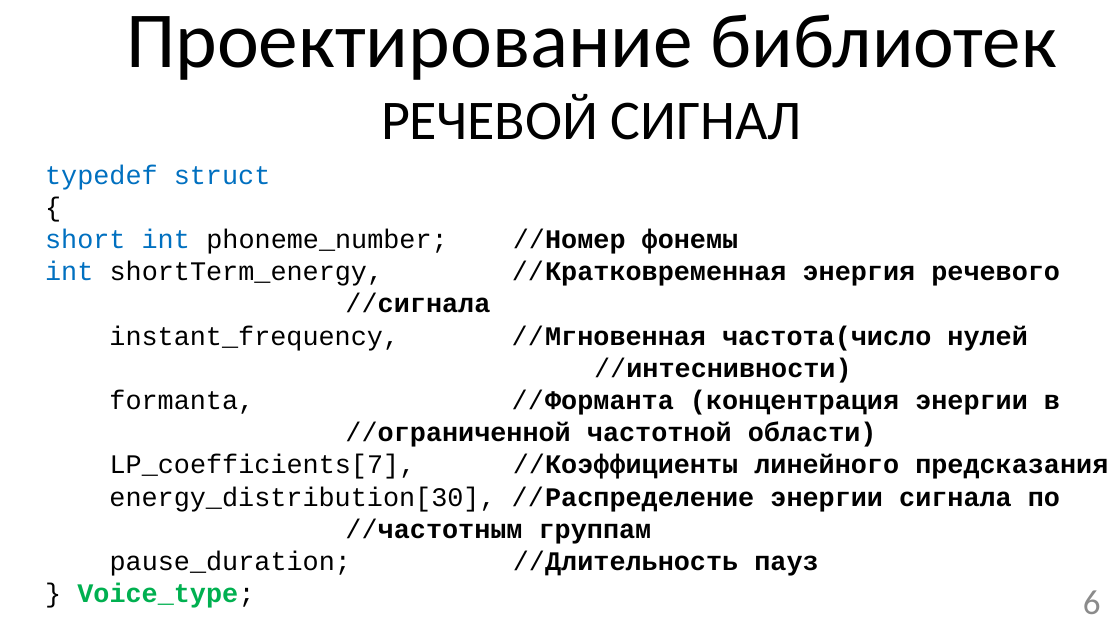
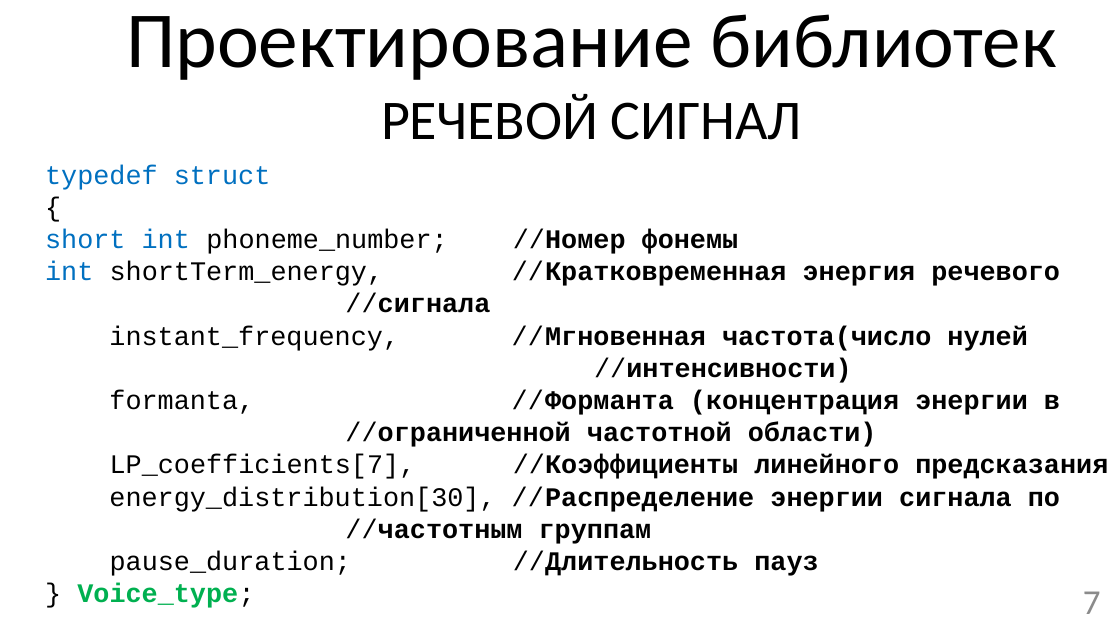
Before and after one commit to mrAdiy/rmsc_bak, a slide deck: slide 7 of Презентация бакалаврской SPEECH.pptx (slide 6 before the commit). Drawn at 1120x630 pixels with LibreOffice and Linux fonts; fonts in the diff are those of the drawing. Boxes give left, top, right and bottom in pixels: in the first picture for what was removed or moved away, otherwise in the second. Text is boxed around its words. In the diff, an @@ line names an element or a change of style, - is before the commit and + after.

```diff
--- a/Презентация бакалаврской SPEECH.pptx
+++ b/Презентация бакалаврской SPEECH.pptx
@@ text at [109,326,1027,383]: text changed @@
-instant_frequency, //Мгновенная частота(число нулей //интеснивности)
+instant_frequency, //Мгновенная частота(число нулей //интенсивности)
@@ page number at [1083,591,1101,614]: text changed @@
-6
+7
```
Also in this commit, not shown: 3 other slides changed, 1 slide added, 3 other files.
